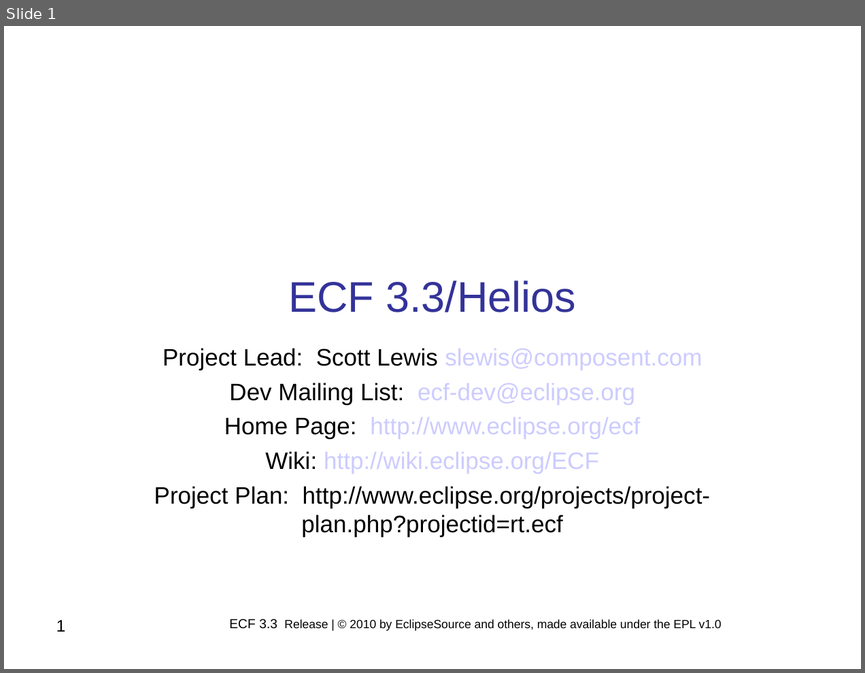
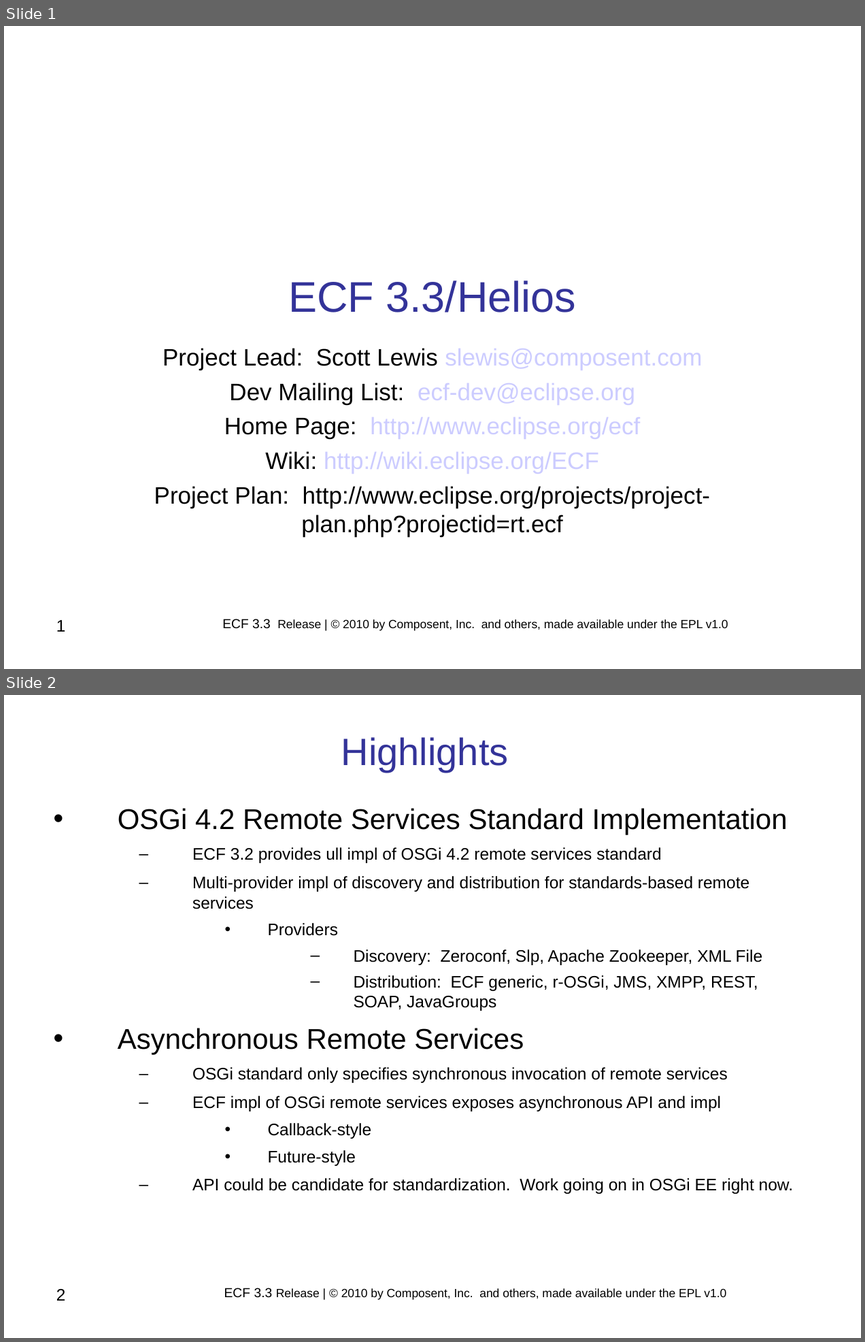
Before and after one commit to eclipse/ecf-website, a slide deck: reviews/ECF_Project_3.3_Release_Review.ppt. Shown one above the other, each under a label of ours: slide 1 before the commit, slides 1 and 2 after it. The pictures are 865x673 and 865x1342 pixels, drawn with LibreOffice and Linux fonts; fonts in the diff are those of the drawing; background and template pictures are left out. Boxes give left, top, right and bottom in pixels: in the first picture for what was removed or moved away, otherwise in the second. Text is boxed around its words. In the diff, an @@ line names an element or a change of style, - is before the commit and + after.

Commit message:
New ECF 3.3. release materials

```diff
--- a/reviews/ECF_Project_3.3_Release_Review.ppt
+++ b/reviews/ECF_Project_3.3_Release_Review.ppt
@@ slide 2 added at (4,695,861,1338), background #FFFFFF @@
@@ title added at (341,737,509,773), 32 pt, text #333399 @@
+Highlights
@@ text added at (118,808,793,1193), 14 pt, text #000000 @@
+• OSGi 4.2 Remote Services Standard Implementation
+  – ECF 3.2 provides ull impl of OSGi 4.2 remote services standard
+  – Multi-provider impl of discovery and distribution for standards-based remote services
+    • Providers
+      – Discovery: Zeroconf, Slp, Apache Zookeeper, XML File
+      – Distribution: ECF generic, r-OSGi, JMS, XMPP, REST, SOAP, JavaGroups
+• Asynchronous Remote Services
+  – OSGi standard only specifies synchronous invocation of remote services
+  – ECF impl of OSGi remote services exposes asynchronous API and impl
+    • Callback-style
+    • Future-style
+  – API could be candidate for standardization. Work going on in OSGi EE right now.
@@ page number added at (56,1289,66,1300), 14 pt, text #000000 @@
+2
@@ text added at (224,1287,726,1300), 10 pt, text #000000 @@
+ECF 3.3 Release | © 2010 by Composent, Inc. and others, made available under the EPL v1.0
@@ slide 1 changed as well @@
@@ text at (222,618,728,631): text changed @@
-ECF 3.3 Release | © 2010 by EclipseSource and others, made available under the EPL v1.0
+ECF 3.3 Release | © 2010 by Composent, Inc. and others, made available under the EPL v1.0
```
Also in this commit, not shown: 4 other slides changed, 8 other slides added, 3 slides removed, 3 other files.
